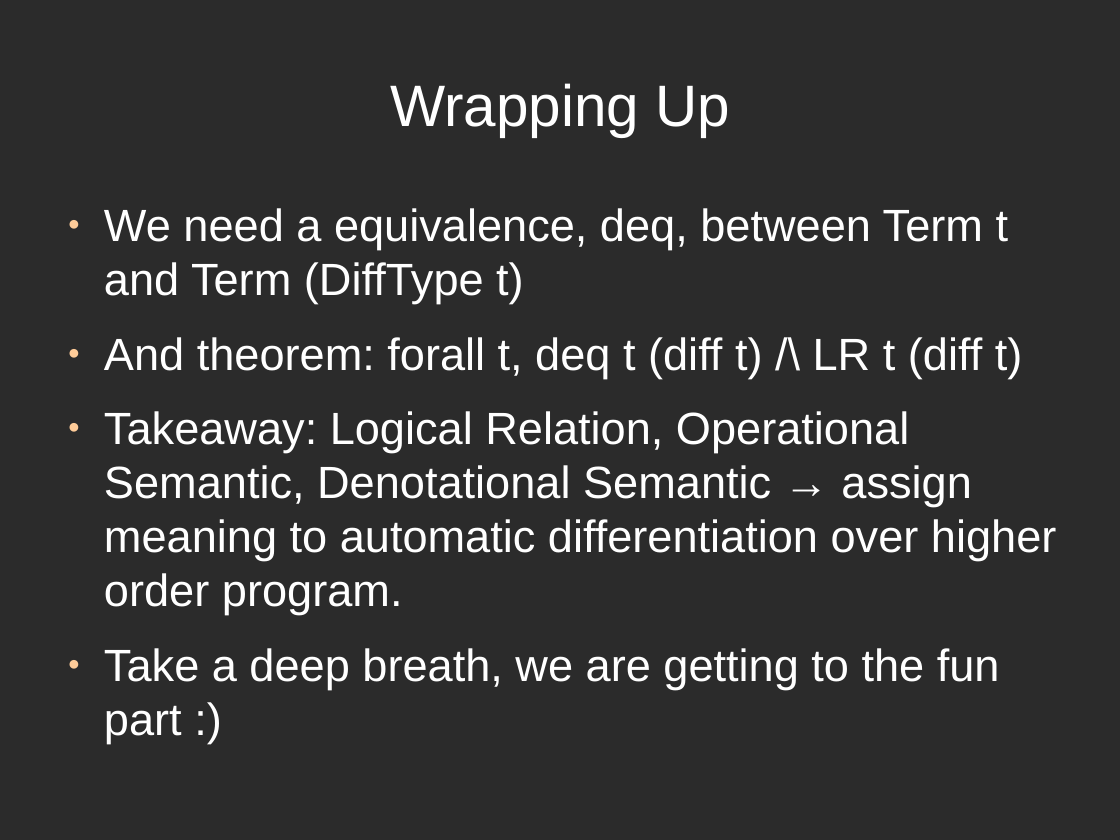
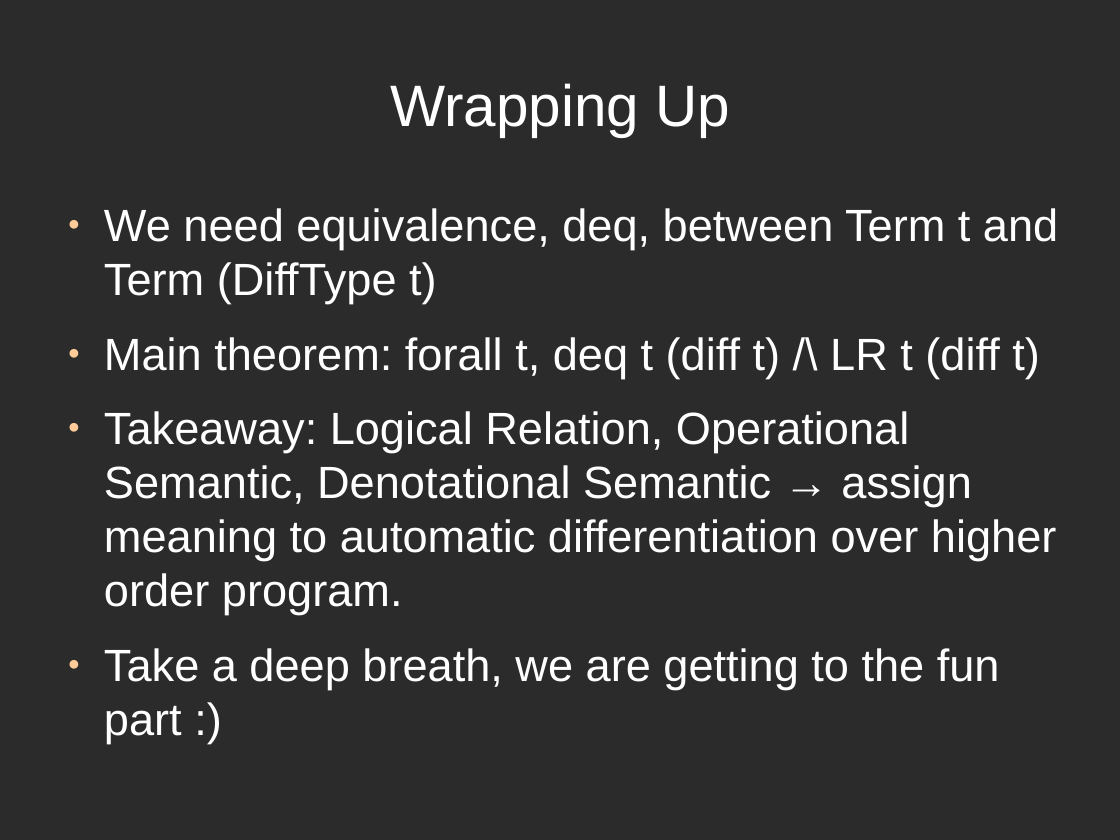
Before and after one commit to ThoughtWorksInc/DeepDarkFantasy, a slide deck: slide 16 of Talk.odp (slide 15 before the commit). Drawn at 1120x840 pixels with LibreOffice and Linux fonts; fonts in the diff are those of the drawing; background and template pictures are left out; a plain dark background stands for a picture behind light text. Boxes give left, top, right and bottom in pixels: in the first picture for what was removed or moved away, otherwise in the second. Text is boxed around its words. In the diff, an @@ line names an element or a change of style, - is before the commit and + after.

```diff
--- a/Talk.odp
+++ b/Talk.odp
@@ text at [104,208,1058,378]: text changed @@
-● We need a equivalence, deq, between Term t and Term (DiffType t)
-● And theorem: forall t, deq t (diff t) /\ LR t (diff t)
+● We need equivalence, deq, between Term t and Term (DiffType t)
+● Main theorem: forall t, deq t (diff t) /\ LR t (diff t)
```
Also in this commit, not shown: 17 other slides changed, 1 slide added, 1 slide removed.
